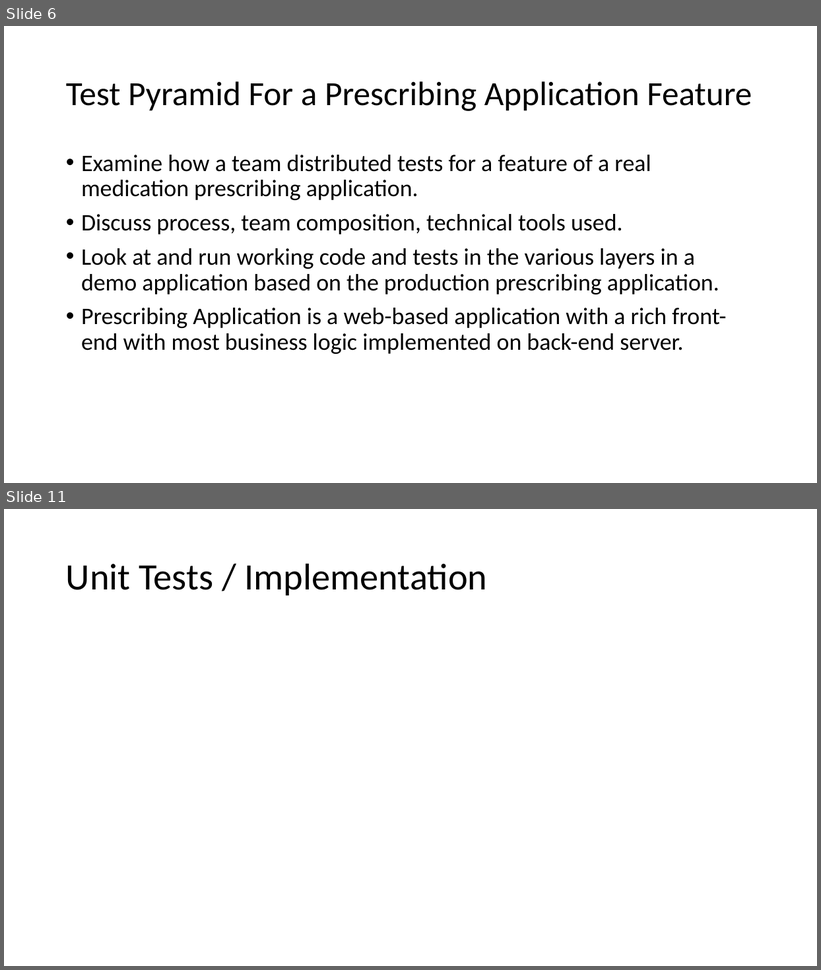
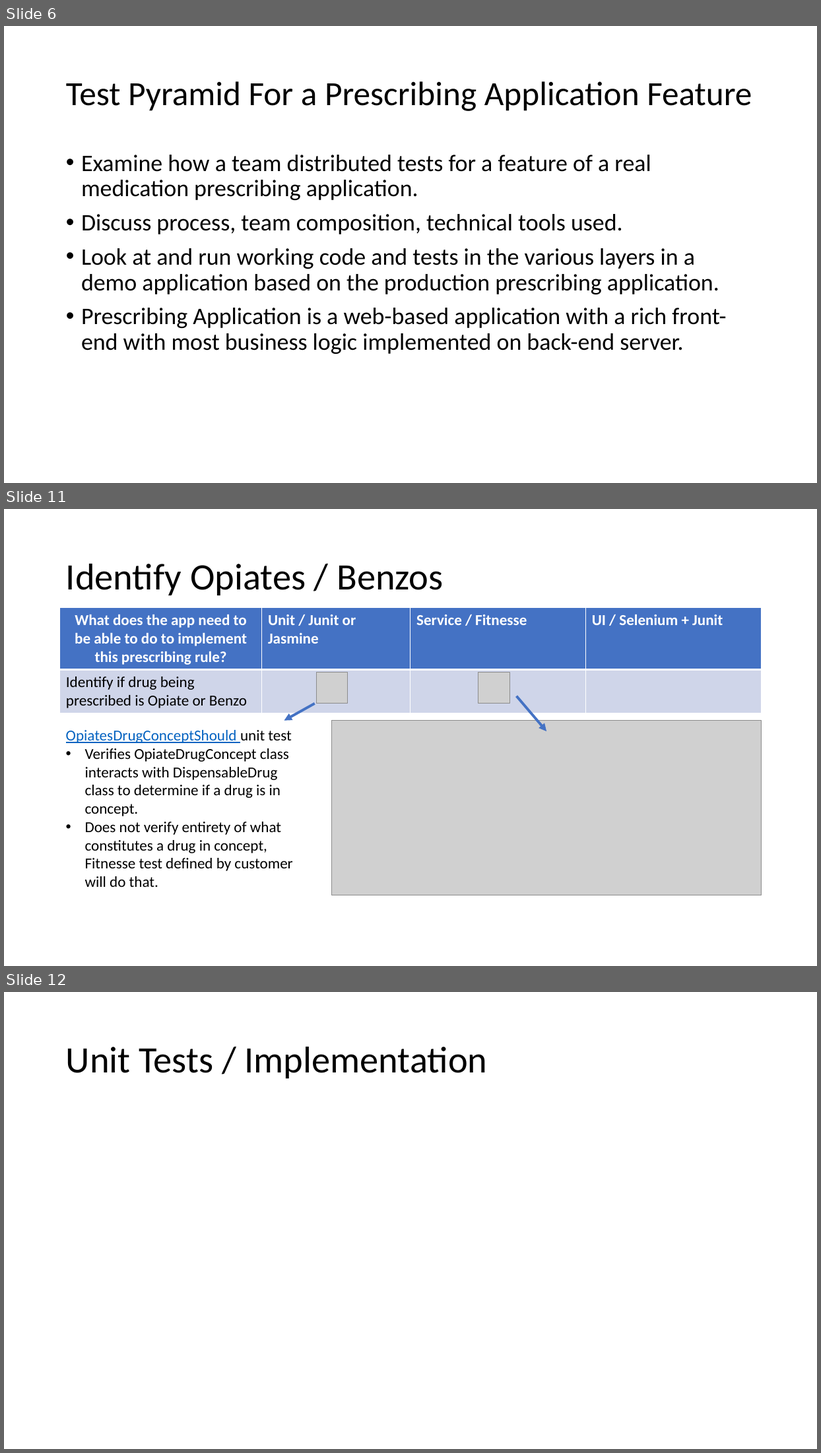
Before and after one commit to weaverj/testpyramidexample, a slide deck: Test Pyramid Presentation.pptx. Shown one above the other, each under a label of ours: slides 6 and 11 before the commit, slides 6, 11 and 12 after it; the slides between them are not shown. The pictures are 821x970 and 821x1453 pixels, drawn with LibreOffice and Linux fonts; fonts in the diff are those of the drawing; grey boxes stand for pictures; background and template pictures are left out. Boxes give left, top, right and bottom in pixels: in the first picture for what was removed or moved away, otherwise in the second. Text is boxed around its words. In the diff, an @@ line names an element or a change of style, - is before the commit and + after.

```diff
--- a/Test Pyramid Presentation.pptx
+++ b/Test Pyramid Presentation.pptx
@@ slide 11 added at [4,509,817,966], background #FFFFFF @@
@@ title added at [66,563,443,595], 44 pt, text #000000 @@
+Identify Opiates / Benzos
@@ table added at [60,608,762,712], 2 rows, 4 columns @@
+What does the app need to be able to do to implement this prescribing rule? | Unit / Junit or Jasmine | Service / Fitnesse | UI / Selenium + Junit
+Identify if drug being prescribed is Opiate or Benzo |  |  | 
@@ picture added at [316,673,348,704] @@
@@ picture added at [479,673,510,704] @@
@@ arrow added from (314, 704) to (284, 721), #4472C4 3 pt @@
@@ arrow added from (517, 696) to (547, 731), #4472C4 3 pt @@
@@ picture added at [332,721,762,896] @@
@@ text added at [66,730,292,887], 18 pt, text #000000 @@
+OpiatesDrugConceptShould unit test
+• Verifies OpiateDrugConcept class interacts with DispensableDrug class to determine if a drug is in concept.
+• Does not verify entirety of what constitutes a drug in concept, Fitnesse test defined by customer will do that.
@@ what was slide 11 is now slide 12 @@
```
Also in this commit, not shown: 3 slides changed, 3 other slides added, 3 slides removed.
